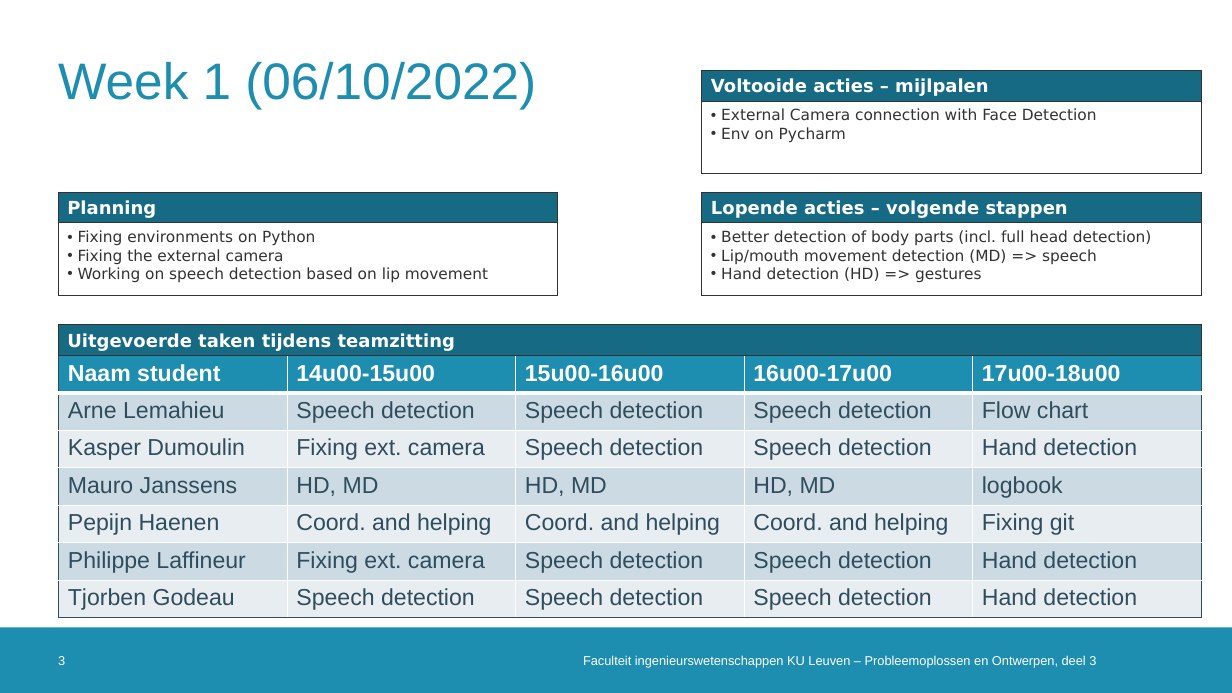
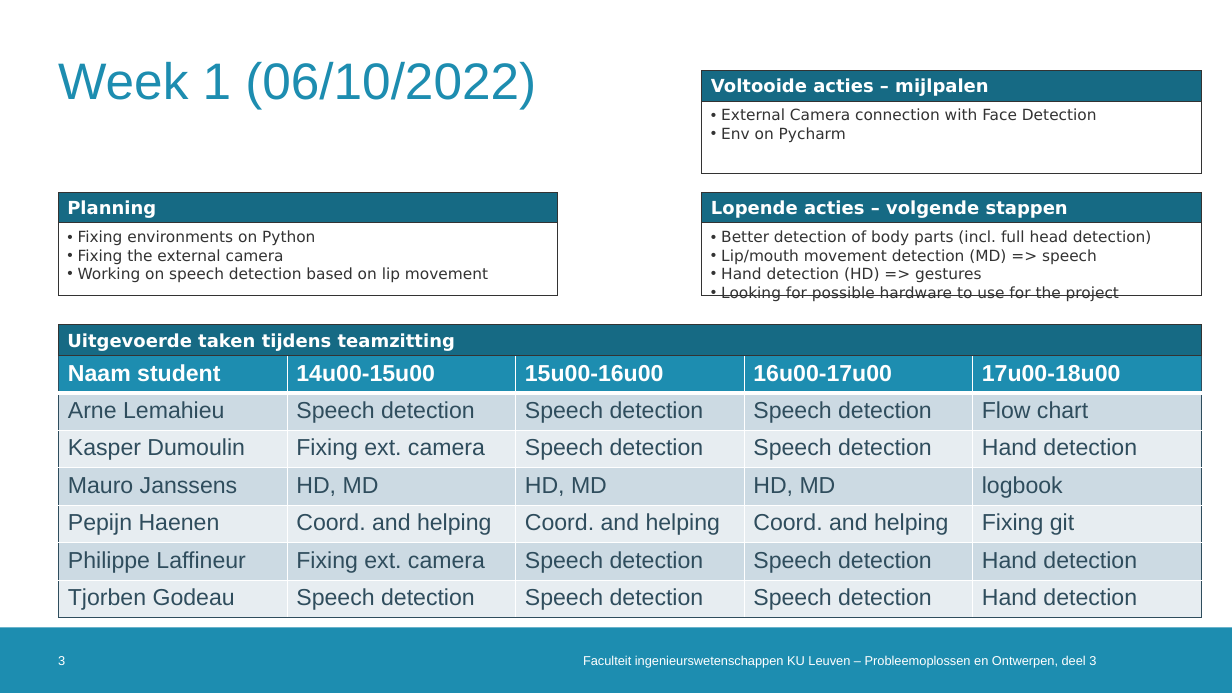
Before and after one commit to DoctorLego2003/Meeting-Owl, a slide deck: slide 3 of logboek_ESAT9A1.pptx. Drawn at 1232x693 pixels with LibreOffice and Linux fonts; fonts in the diff are those of the drawing; background and template pictures are left out. Boxes give left, top, right and bottom in pixels: in the first picture for what was removed or moved away, otherwise in the second. Text is boxed around its words. In the diff, an @@ line names an element or a change of style, - is before the commit and + after.

Commit message:
Add files via upload
Small changes to ppt

```diff
--- a/logboek_ESAT9A1.pptx
+++ b/logboek_ESAT9A1.pptx
@@ text at (721, 286, 1119, 302): paragraph added @@
+• Looking for possible hardware to use for the project
```
